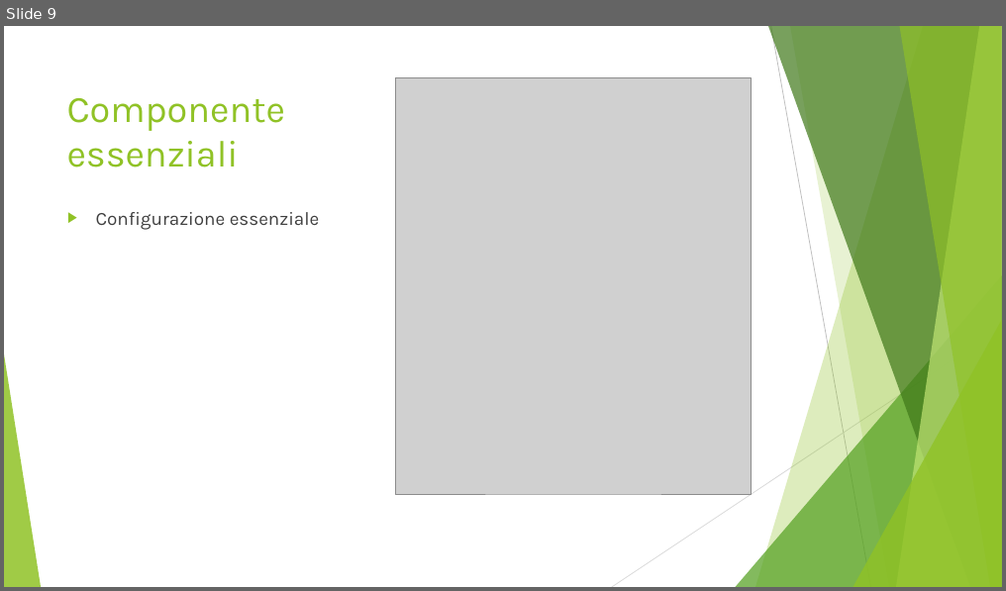
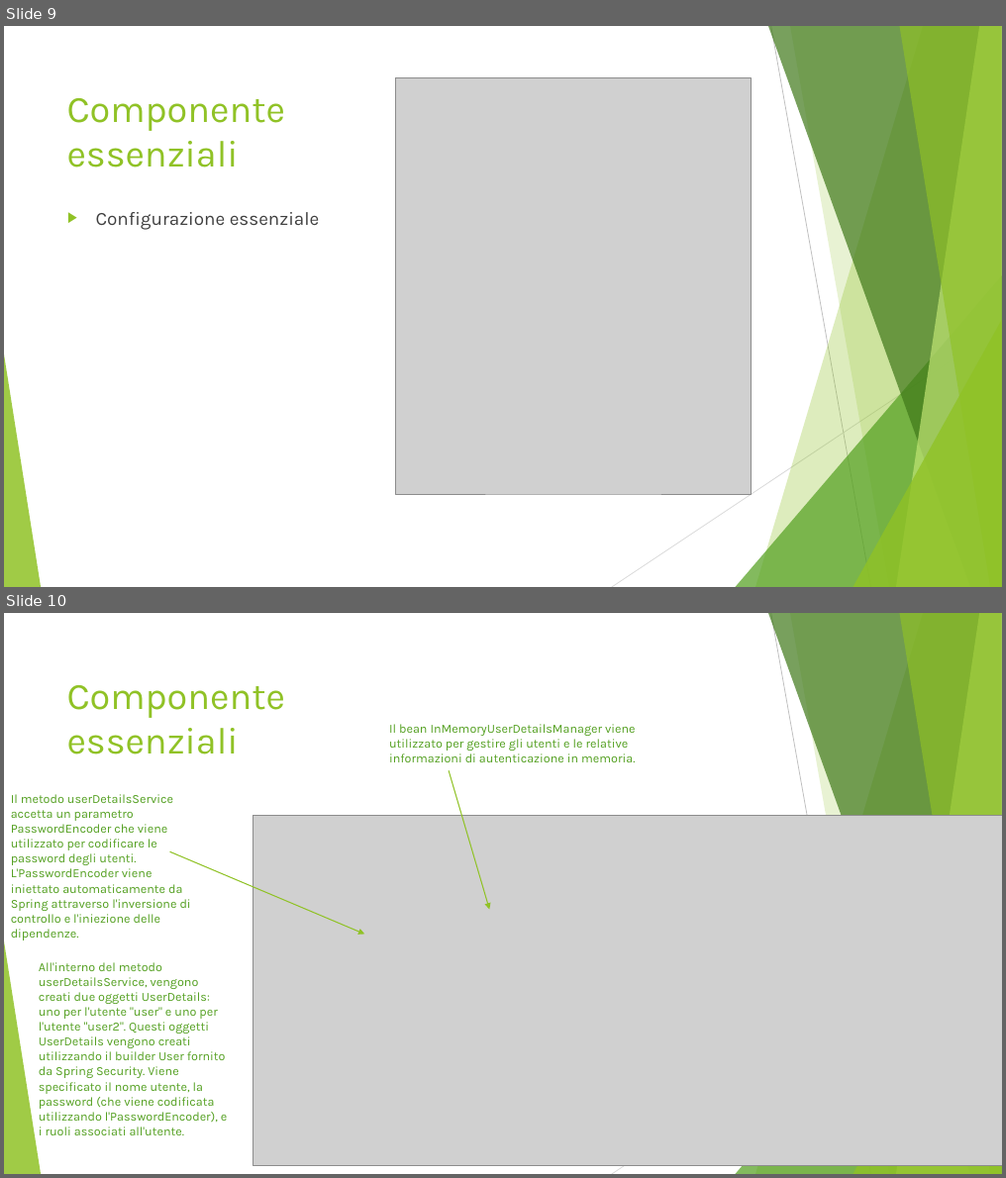
Before and after one commit to AlessandroS94/corso_21122022, a slide deck: Day 8/slide/Spring Boot Security.pptx. Shown one above the other, each under a label of ours: slide 9 before the commit, slides 9 and 10 after it. The pictures are 1006x591 and 1006x1178 pixels, drawn with LibreOffice and Linux fonts; fonts in the diff are those of the drawing; grey boxes stand for pictures. Boxes give left, top, right and bottom in pixels: in the first picture for what was removed or moved away, otherwise in the second. Text is boxed around its words. In the diff, an @@ line names an element or a change of style, - is before the commit and + after.

```diff
--- a/Day 8/slide/Spring Boot Security.pptx
+++ b/Day 8/slide/Spring Boot Security.pptx
@@ slide 10 added at (x1=4, y1=613, x2=1002, y2=1174), background #FFFFFF; not listed: 10 template elements that a slide beside it also shows @@
@@ title added at (x1=67, y1=685, x2=285, y2=755), 36 pt, text #90C226 @@
+Componente essenziali
@@ text added at (x1=389, y1=724, x2=636, y2=762), 12 pt, text #54A021 @@
+Il bean InMemoryUserDetailsManager viene utilizzato per gestire gli utenti e le relative informazioni di autenticazione in memoria.
@@ arrow added from (449, 771) to (490, 909), #90C226 1 pt @@
@@ text added at (x1=11, y1=794, x2=191, y2=941), 12 pt, text #54A021 @@
+Il metodo userDetailsService accetta un parametro PasswordEncoder che viene utilizzato per codificare le password degli utenti. L'PasswordEncoder viene iniettato automaticamente da Spring attraverso l'inversione di controllo e l'iniezione delle dipendenze.
@@ picture added at (x1=252, y1=815, x2=1002, y2=1165) @@
@@ arrow added from (170, 852) to (364, 934), #90C226 1 pt @@
@@ text added at (x1=39, y1=962, x2=227, y2=1136), 12 pt, text #54A021 @@
+All'interno del metodo userDetailsService, vengono creati due oggetti UserDetails: uno per l'utente "user" e uno per l'utente "user2". Questi oggetti UserDetails vengono creati utilizzando il builder User fornito da Spring Security. Viene specificato il nome utente, la password (che viene codificata utilizzando l'PasswordEncoder), e i ruoli associati all'utente.
```
Also in this commit, not shown: 2 slides changed, 6 other slides added.
